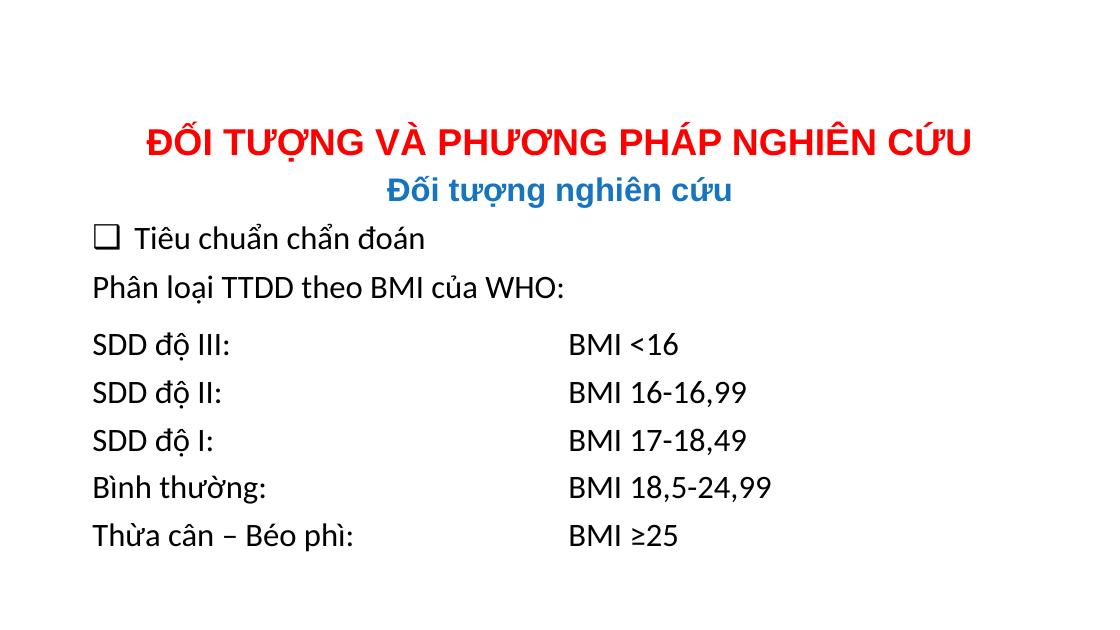
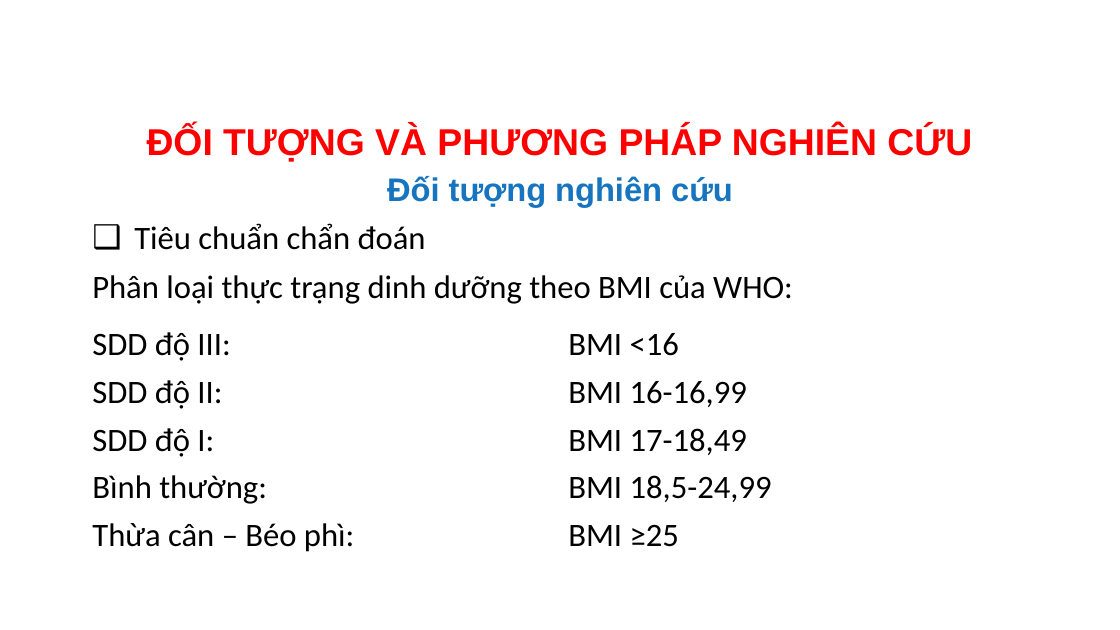
Before and after one commit to MedPocket/HPMUGraduation-thesis, a slide deck: slide 11 of Thuc-trang-va-mot-so-yeu-to-lien-quan-dinh-duong-BN-lao-phoi_Nhat-Nguyen.pptx. Drawn at 1120x630 pixels with LibreOffice and Linux fonts; fonts in the diff are those of the drawing; background and template pictures are left out. Boxes give left, top, right and bottom in pixels: in the first picture for what was removed or moved away, otherwise in the second. Text is boxed around its words. In the diff, an @@ line names an element or a change of style, - is before the commit and + after.

```diff
--- a/Thuc-trang-va-mot-so-yeu-to-lien-quan-dinh-duong-BN-lao-phoi_Nhat-Nguyen.pptx
+++ b/Thuc-trang-va-mot-so-yeu-to-lien-quan-dinh-duong-BN-lao-phoi_Nhat-Nguyen.pptx
@@ text at (92,275,793,304): text changed @@
-Phân loại TTDD theo BMI của WHO:
+Phân loại thực trạng dinh dưỡng theo BMI của WHO:
```
Also in this commit, not shown: 14 other slides changed, 1 slide added, 1 slide removed.
